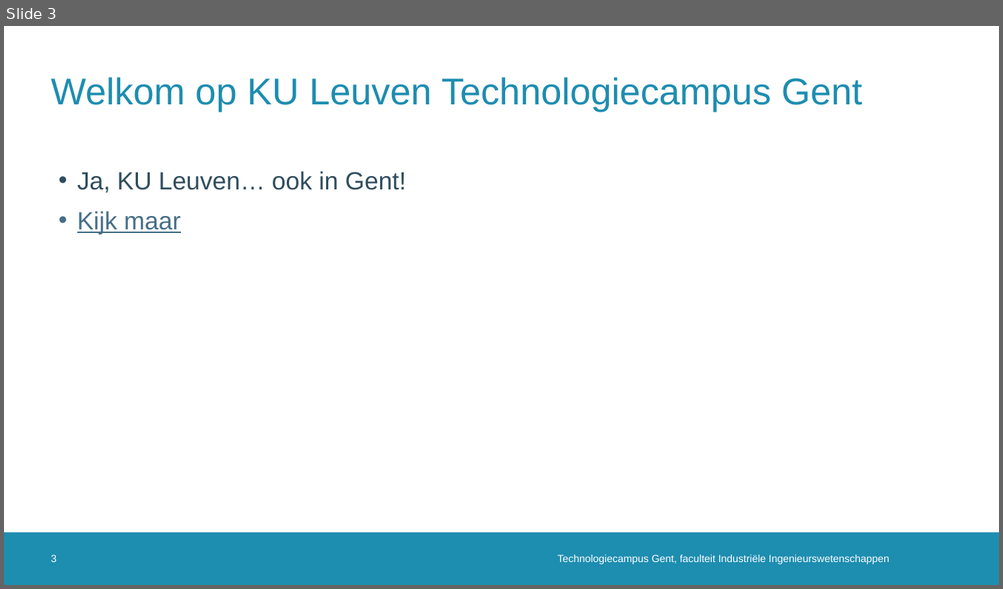
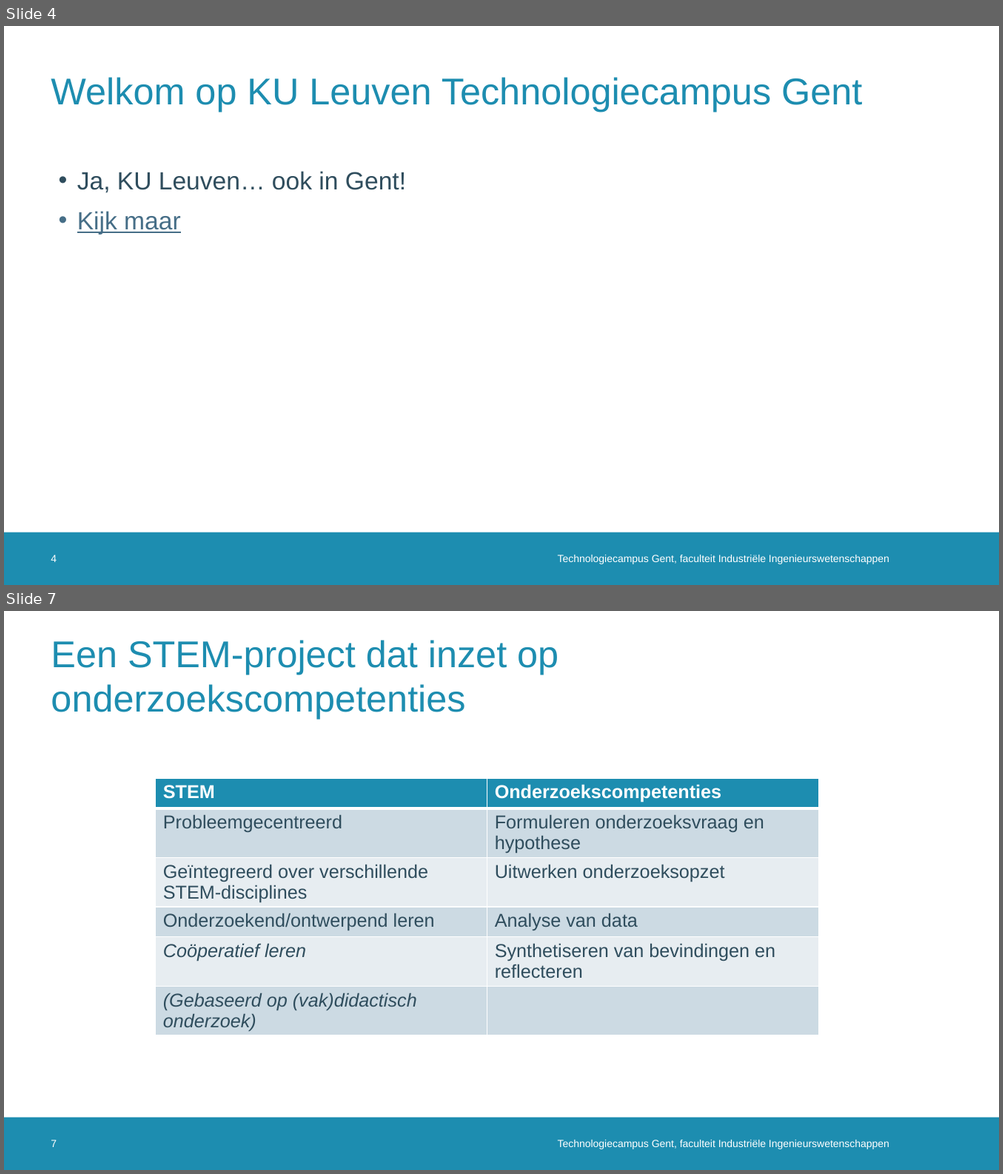
Before and after one commit to dramco-iwast/handleiding-voor-leerkrachten, a slide deck: assets/files/IWAST-bijscholingsmoment.pptx. Shown one above the other, each under a label of ours: slide 3 before the commit, slides 4 and 7 after it; the slides between them are not shown. The pictures are 1003x589 and 1003x1174 pixels, drawn with LibreOffice and Linux fonts; fonts in the diff are those of the drawing; background and template pictures are left out. Boxes give left, top, right and bottom in pixels: in the first picture for what was removed or moved away, otherwise in the second. Text is boxed around its words. In the diff, an @@ line names an element or a change of style, - is before the commit and + after.

```diff
--- a/assets/files/IWAST-bijscholingsmoment.pptx
+++ b/assets/files/IWAST-bijscholingsmoment.pptx
@@ slide 7 added at (4,611,999,1170), background #FFFFFF; not listed: 1 template element that a slide beside it also shows @@
@@ title added at (51,640,558,719), 36 pt, text #1D8DB0 @@
+Een STEM-project dat inzet op onderzoekscompetenties
@@ table added at (156,778,818,1048), 6 rows, 2 columns @@
+STEM | Onderzoekscompetenties
+Probleemgecentreerd | Formuleren onderzoeksvraag en hypothese
+Geïntegreerd over verschillende STEM-disciplines | Uitwerken onderzoeksopzet
+Onderzoekend/ontwerpend leren | Analyse van data
+Coöperatief leren | Synthetiseren van bevindingen en reflecteren
+(Gebaseerd op (vak)didactisch onderzoek) | 
@@ page number added at (51,1140,57,1147), 10 pt, text #FFFFFF @@
+7
@@ text added at (558,1140,889,1150), 10 pt, text #FFFFFF @@
+Technologiecampus Gent, faculteit Industriële Ingenieurswetenschappen
@@ what was slide 3 is now slide 4 @@
@@ page number at (51,555,57,562): text changed @@
-3
+4
```
Also in this commit, not shown: 3 slides changed, 16 other slides added, 6 other files.
